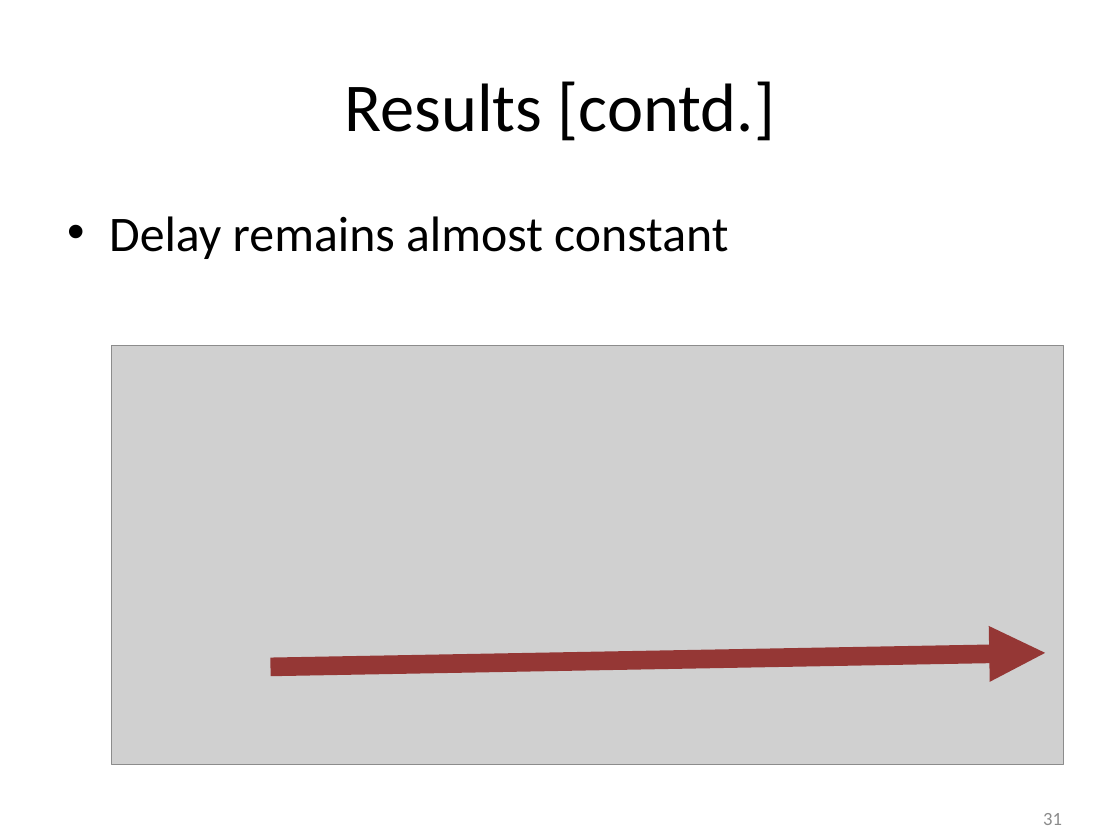
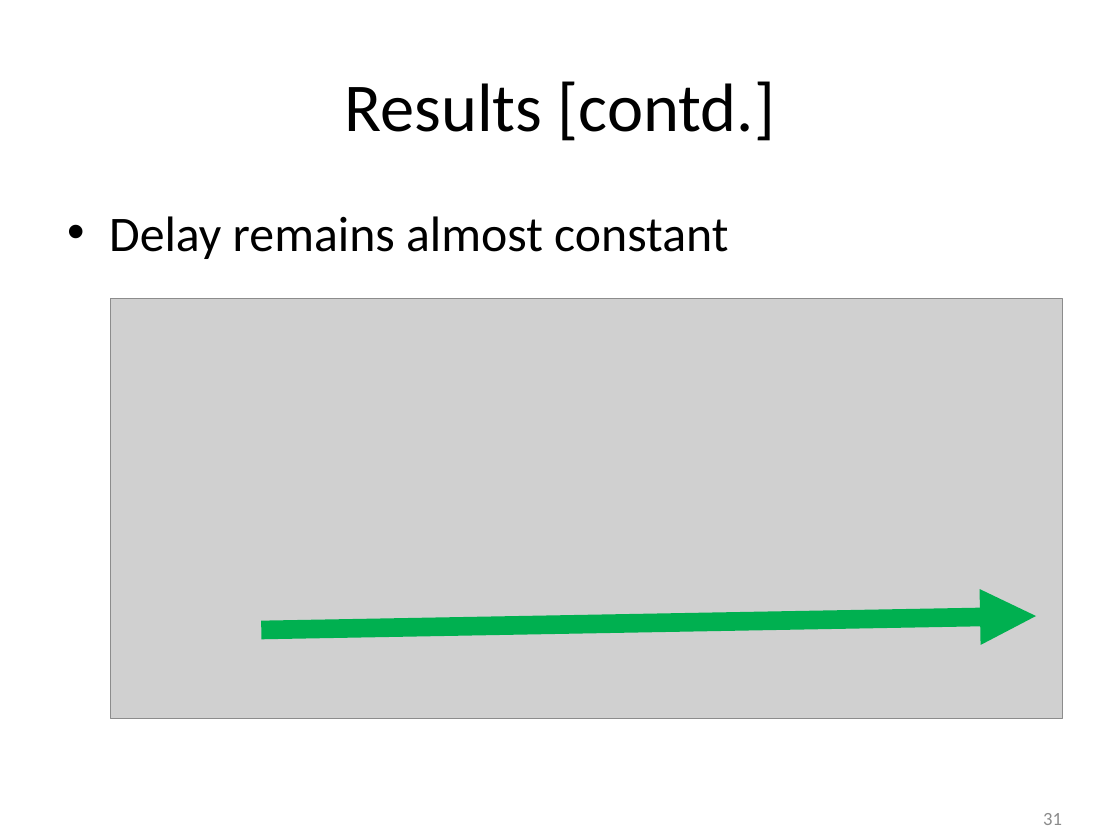
Before and after one commit to takhandipu/MSThesisPresentation, a slide deck: slide 31 of draft.pptx. Drawn at 1120x840 pixels with LibreOffice and Linux fonts; fonts in the diff are those of the drawing; grey boxes stand for pictures. Boxes give left, top, right and bottom in pixels: in the first picture for what was removed or moved away, otherwise in the second. Text is boxed around its words. In the diff, an @@ line names an element or a change of style, - is before the commit and + after.

```diff
--- a/draft.pptx
+++ b/draft.pptx
@@ picture: place and size @@
-picture at bbox=[112, 345, 1064, 765]
+picture at bbox=[111, 299, 1063, 719]
@@ arrow moved from (271, 666) - (1045, 653) to (261, 629) - (1036, 616) @@
@@ arrow (261, 629) - (1036, 616): stroke #953735 12 pt to #00B050 12 pt @@
```
Also in this commit, not shown: 5 other slides changed, 1 slide removed, 3 other files.
